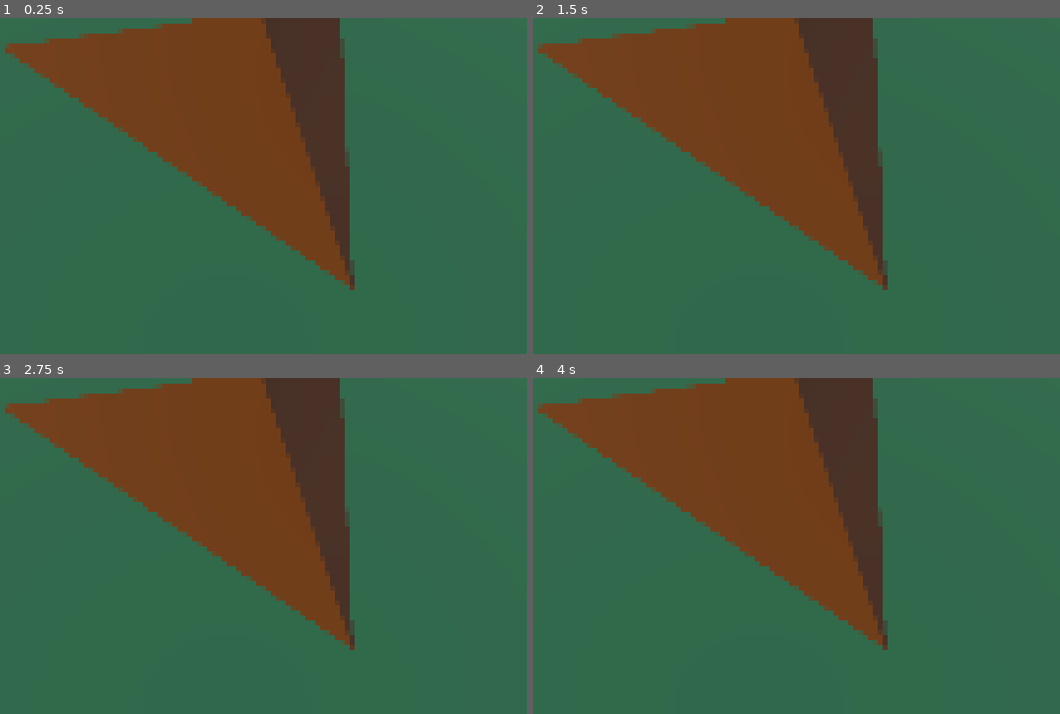
Above: before the commit, frames 1-4 (two rows, left to right).
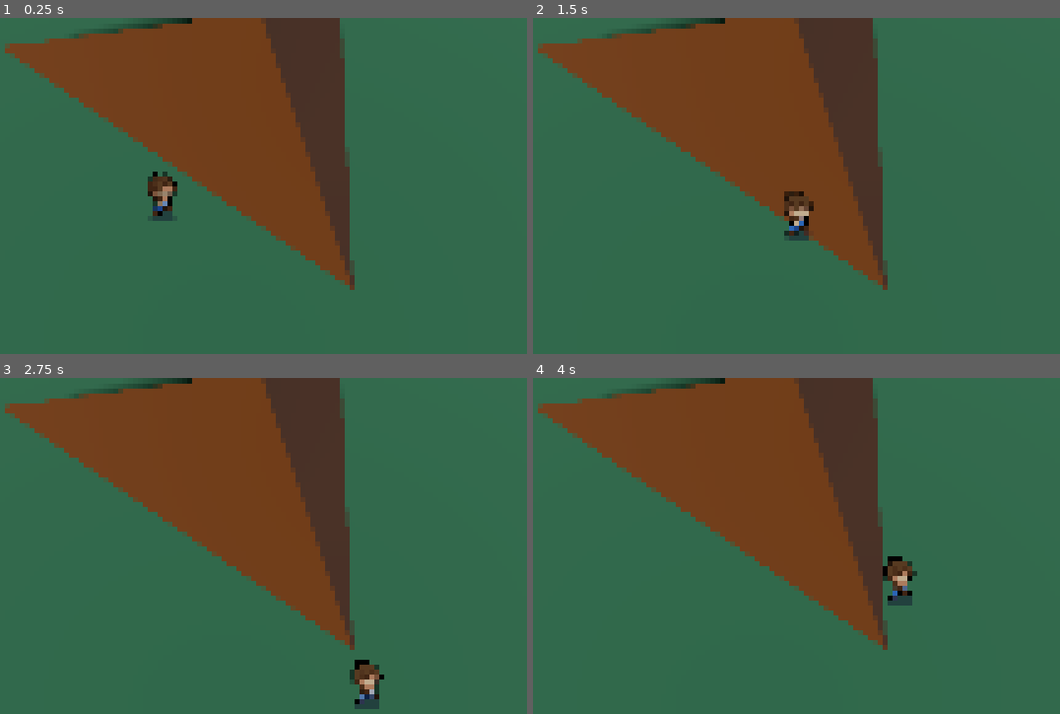
Above: after the commit, the same moments.

Repository: tahsin-s/PIxel-Perfect-3D
Game: Godot game, scene res://movement_test.tscn
Two runs of this game, one before a commit and one after it. Both use one fixed random seed, a clock stepped at 60 frames per second and the inputs below. The engine's default icon, where the game draws it, is replaced by a stand-in: a white triangle on a blue panel in a dark square.
Inputs:
- Up to frame 1 (0.25 s): no input
- Up to frame 2 (1.5 s): tap Enter (ui_accept) at 0.5, 0.6, 0.77, 1.07, 1.35 s; hold Right (ui_right) 0.53-1.28 s; hold Down (ui_down) from 1.28 s (still down)
- Up to frame 3 (2.75 s): tap Enter (ui_accept) at 1.52, 1.82, 2.1 s; release Down (ui_down) at 2.03 s; hold Right (ui_right) from 2.03 s (still down)
- Up to frame 4 (4 s): release Right (ui_right) at 2.78 s; hold Up (ui_up) 2.78-3.53 s; tap Enter (ui_accept) at 2.85, 3.02, 3.32, 3.6, 3.77 s; hold Left (ui_left) from 3.53 s (still down)

The runs differ from the first frame. In frame 1, 0.9% of the frame differs, in the area x 19-37%, y 0-61%; in frame 2, 0.9%; in frame 3, 0.9%, in the area x 19-73%, y 0-99%; in frame 4, 0.9%.

Commit message:
Add moving player

Diff:
--- a/GLOBALS.gd
+++ b/GLOBALS.gd
@@ -15,6 +15,7 @@
 const mWidth 	= 40.0
 
 const mOffset = Vector3(-m_px32, m_px32, 0)
+const snap = Vector3(m_px16, m_px16, m_px16);
 
 func m_to_px16(m_val: float):
 	return m_val * px_m16
--- /dev/null
+++ b/char scenes/player_body.gd
@@ -0,0 +1,32 @@
+extends CharacterBody3D
+
+const ACCELERATION = 100.0
+const FRICTION = 10.0
+const SPEED_SCALING = Vector3.ONE / Globals.scale
+const JUMP_VELOCITY = 20.0
+const MOVING_THRESH = 0.3
+
+# Player specific gravity value.
+var gravity = 50
+
+func _physics_process(delta):
+	# Add the gravity.
+	if not is_on_floor():
+		velocity.y -= gravity * delta
+
+	# Handle Jump.
+	if Input.is_action_just_pressed("ui_accept") and is_on_floor():
+		velocity.y = JUMP_VELOCITY
+
+	# Get the input direction and handle the movement/deceleration.
+	# As good practice, you should replace UI actions with custom gameplay actions.
+	var input_dir = Input.get_vector("ui_left", "ui_right", "ui_up", "ui_down")
+	var direction = (transform.basis * Vector3(input_dir.x, 0, input_dir.y)).normalized()
+	velocity.x -= velocity.x * FRICTION * SPEED_SCALING.x * delta
+	velocity.z -= velocity.z * FRICTION * SPEED_SCALING.z * delta
+	if direction:
+		velocity.x += direction.x * ACCELERATION * delta * SPEED_SCALING.x
+		velocity.z += direction.z * ACCELERATION * delta * SPEED_SCALING.z
+	move_and_slide()
+	if velocity.length() <= MOVING_THRESH:
+		position = position.snapped(Globals.snap)
--- /dev/null
+++ b/char scenes/player_body.tscn
@@ -0,0 +1,159 @@
+[gd_scene load_steps=21 format=3 uid="uid://bgo7805p8aqfj"]
+
+[ext_resource type="Texture2D" uid="uid://b37ga853qpxgo" path="res://img/player.png" id="1_8clna"]
+[ext_resource type="Script" path="res://char scenes/player_body.gd" id="1_d85lo"]
+
+[sub_resource type="AtlasTexture" id="AtlasTexture_r0n6q"]
+atlas = ExtResource("1_8clna")
+region = Rect2(0, 96, 48, 48)
+
+[sub_resource type="AtlasTexture" id="AtlasTexture_wnsti"]
+atlas = ExtResource("1_8clna")
+region = Rect2(48, 96, 48, 48)
+
+[sub_resource type="AtlasTexture" id="AtlasTexture_bgr6n"]
+atlas = ExtResource("1_8clna")
+region = Rect2(96, 96, 48, 48)
+
+[sub_resource type="AtlasTexture" id="AtlasTexture_bfhtq"]
+atlas = ExtResource("1_8clna")
+region = Rect2(144, 96, 48, 48)
+
+[sub_resource type="AtlasTexture" id="AtlasTexture_om7fa"]
+atlas = ExtResource("1_8clna")
+region = Rect2(0, 0, 48, 48)
+
+[sub_resource type="AtlasTexture" id="AtlasTexture_ldpc5"]
+atlas = ExtResource("1_8clna")
+region = Rect2(48, 0, 48, 48)
+
+[sub_resource type="AtlasTexture" id="AtlasTexture_6spo2"]
+atlas = ExtResource("1_8clna")
+region = Rect2(96, 0, 48, 48)
+
+[sub_resource type="AtlasTexture" id="AtlasTexture_47n6h"]
+atlas = ExtResource("1_8clna")
+region = Rect2(144, 0, 48, 48)
+
+[sub_resource type="AtlasTexture" id="AtlasTexture_8ghcb"]
+atlas = ExtResource("1_8clna")
+region = Rect2(192, 0, 48, 48)
+
+[sub_resource type="AtlasTexture" id="AtlasTexture_jiecd"]
+atlas = ExtResource("1_8clna")
+region = Rect2(240, 0, 48, 48)
+
+[sub_resource type="AtlasTexture" id="AtlasTexture_q2uoh"]
+atlas = ExtResource("1_8clna")
+region = Rect2(0, 48, 48, 48)
+
+[sub_resource type="AtlasTexture" id="AtlasTexture_ybac1"]
+atlas = ExtResource("1_8clna")
+region = Rect2(48, 48, 48, 48)
+
+[sub_resource type="AtlasTexture" id="AtlasTexture_i00e0"]
+atlas = ExtResource("1_8clna")
+region = Rect2(96, 48, 48, 48)
+
+[sub_resource type="AtlasTexture" id="AtlasTexture_b8yxr"]
+atlas = ExtResource("1_8clna")
+region = Rect2(144, 48, 48, 48)
+
+[sub_resource type="AtlasTexture" id="AtlasTexture_mtufe"]
+atlas = ExtResource("1_8clna")
+region = Rect2(192, 48, 48, 48)
+
+[sub_resource type="AtlasTexture" id="AtlasTexture_dd28g"]
+atlas = ExtResource("1_8clna")
+region = Rect2(240, 48, 48, 48)
+
+[sub_resource type="SpriteFrames" id="SpriteFrames_e5rso"]
+animations = [{
+"frames": [{
+"duration": 1.0,
+"texture": SubResource("AtlasTexture_r0n6q")
+}, {
+"duration": 1.0,
+"texture": SubResource("AtlasTexture_wnsti")
+}, {
+"duration": 1.0,
+"texture": SubResource("AtlasTexture_bgr6n")
+}, {
+"duration": 1.0,
+"texture": SubResource("AtlasTexture_bfhtq")
+}],
+"loop": false,
+"name": &"attack",
+"speed": 1.0
+}, {
+"frames": [{
+"duration": 1.0,
+"texture": SubResource("AtlasTexture_om7fa")
+}, {
+"duration": 1.0,
+"texture": SubResource("AtlasTexture_ldpc5")
+}, {
+"duration": 1.0,
+"texture": SubResource("AtlasTexture_6spo2")
+}, {
+"duration": 1.0,
+"texture": SubResource("AtlasTexture_47n6h")
+}, {
+"duration": 1.0,
+"texture": SubResource("AtlasTexture_8ghcb")
+}, {
+"duration": 1.0,
+"texture": SubResource("AtlasTexture_jiecd")
+}],
+"loop": true,
+"name": &"idle",
+"speed": 5.0
+}, {
+"frames": [{
+"duration": 1.0,
+"texture": SubResource("AtlasTexture_q2uoh")
+}, {
+"duration": 1.0,
+"texture": SubResource("AtlasTexture_ybac1")
+}, {
+"duration": 1.0,
+"texture": SubResource("AtlasTexture_i00e0")
+}, {
+"duration": 1.0,
+"texture": SubResource("AtlasTexture_b8yxr")
+}, {
+"duration": 1.0,
+"texture": SubResource("AtlasTexture_mtufe")
+}, {
+"duration": 1.0,
+"texture": SubResource("AtlasTexture_dd28g")
+}],
+"loop": true,
+"name": &"walk",
+"speed": 5.0
+}]
+
+[sub_resource type="BoxShape3D" id="BoxShape3D_r8hmw"]
+size = Vector3(1.75, 2.875, 1)
+
+[node name="PlayerBody" type="CharacterBody3D"]
+script = ExtResource("1_d85lo")
+
+[node name="PlayerAnimation" type="AnimatedSprite3D" parent="."]
+transform = Transform3D(1, 0, 0, 0, 1, 0, 0, 0, 1, 0, 2.625, 0)
+pixel_size = 0.125
+texture_filter = 2
+sprite_frames = SubResource("SpriteFrames_e5rso")
+animation = &"walk"
+frame_progress = 0.649505
+
+[node name="CollisionShape3D" type="CollisionShape3D" parent="."]
+transform = Transform3D(1, 0, 0, 0, 1, 0, 0, 0, 1, 0, 1.438, 0)
+shape = SubResource("BoxShape3D_r8hmw")
+
+[node name="SpotLight3D" type="SpotLight3D" parent="."]
+transform = Transform3D(1, 0, 0, 0, -4.37114e-08, 1, 0, -1, -4.37114e-08, 0, 10, 0)
+light_energy = 16.0
+light_negative = true
+spot_range = 80.0
+spot_angle = 3.0
--- a/movement_test.tscn
+++ b/movement_test.tscn
@@ -1,6 +1,7 @@
-[gd_scene load_steps=9 format=3 uid="uid://b4uhalkwbowqb"]
+[gd_scene load_steps=12 format=3 uid="uid://b4uhalkwbowqb"]
 
 [ext_resource type="Script" path="res://Scaling_preset.gd" id="1_o7ww0"]
+[ext_resource type="PackedScene" uid="uid://bgo7805p8aqfj" path="res://char scenes/player_body.tscn" id="2_a075s"]
 [ext_resource type="Shader" path="res://pixelation.gdshader" id="2_avdps"]
 [ext_resource type="Texture2D" uid="uid://bdeuj5wy7a1d3" path="res://icon.svg" id="3_wjvi5"]
 
@@ -11,6 +12,9 @@
 material = SubResource("StandardMaterial3D_5rnfq")
 size = Vector3(100, 1, 100)
 
+[sub_resource type="ConcavePolygonShape3D" id="ConcavePolygonShape3D_mnhpv"]
+data = PackedVector3Array(-50, 0.5, 50, 50, 0.5, 50, -50, -0.5, 50, 50, 0.5, 50, 50, -0.5, 50, -50, -0.5, 50, 50, 0.5, -50, -50, 0.5, -50, 50, -0.5, -50, -50, 0.5, -50, -50, -0.5, -50, 50, -0.5, -50, 50, 0.5, 50, 50, 0.5, -50, 50, -0.5, 50, 50, 0.5, -50, 50, -0.5, -50, 50, -0.5, 50, -50, 0.5, -50, -50, 0.5, 50, -50, -0.5, -50, -50, 0.5, 50, -50, -0.5, 50, -50, -0.5, -50, 50, 0.5, 50, -50, 0.5, 50, 50, 0.5, -50, -50, 0.5, 50, -50, 0.5, -50, 50, 0.5, -50, -50, -0.5, 50, 50, -0.5, 50, -50, -0.5, -50, 50, -0.5, 50, 50, -0.5, -50, -50, -0.5, -50)
+
 [sub_resource type="StandardMaterial3D" id="StandardMaterial3D_8tfb6"]
 albedo_color = Color(0.458824, 0.231373, 0, 1)
 
@@ -18,6 +22,9 @@
 material = SubResource("StandardMaterial3D_8tfb6")
 left_to_right = 0.6
 size = Vector3(31, 10.048, 10)
+
+[sub_resource type="ConcavePolygonShape3D" id="ConcavePolygonShape3D_i6svp"]
+data = PackedVector3Array(3.1, 5.024, 5, 15.5, -5.024, 5, -15.5, -5.024, 5, 3.1, 5.024, -5, -15.5, -5.024, -5, 15.5, -5.024, -5, 3.1, 5.024, 5, 3.1, 5.024, -5, 15.5, -5.024, 5, 3.1, 5.024, -5, 15.5, -5.024, -5, 15.5, -5.024, 5, 3.1, 5.024, -5, 3.1, 5.024, 5, -15.5, -5.024, -5, 3.1, 5.024, 5, -15.5, -5.024, 5, -15.5, -5.024, -5, -15.5, -5.024, 5, 15.5, -5.024, 5, -15.5, -5.024, -5, 15.5, -5.024, 5, 15.5, -5.024, -5, -15.5, -5.024, -5)
 
 [sub_resource type="ShaderMaterial" id="ShaderMaterial_e4rp3"]
 shader = ExtResource("2_avdps")
@@ -29,16 +36,30 @@
 transform = Transform3D(1, 0, 0, 0, 1, 0, 0, 0, 1, 0, -0.5, -3)
 script = ExtResource("1_o7ww0")
 
+[node name="PlayerBody" parent="Scaling_preset" instance=ExtResource("2_a075s")]
+transform = Transform3D(1, 0, 0, 0, 1, 0, 0, 0, 1, -4, 0.5, 4)
+
 [node name="Grass" type="MeshInstance3D" parent="Scaling_preset"]
 mesh = SubResource("BoxMesh_ajmw5")
+
+[node name="StaticBody3D" type="StaticBody3D" parent="Scaling_preset/Grass"]
+
+[node name="CollisionShape3D" type="CollisionShape3D" parent="Scaling_preset/Grass/StaticBody3D"]
+shape = SubResource("ConcavePolygonShape3D_mnhpv")
 
 [node name="Mountain" type="MeshInstance3D" parent="Scaling_preset"]
 transform = Transform3D(0.823938, 0.347322, -0.447765, 0, 0.790155, 0.612907, 0.56668, -0.504998, 0.651039, 0, 0.161514, -4.6853)
 mesh = SubResource("PrismMesh_4pqe8")
 skeleton = NodePath("../Grass")
 
+[node name="StaticBody3D" type="StaticBody3D" parent="Scaling_preset/Mountain"]
+
+[node name="CollisionShape3D" type="CollisionShape3D" parent="Scaling_preset/Mountain/StaticBody3D"]
+shape = SubResource("ConcavePolygonShape3D_i6svp")
+
 [node name="DirectionalLight3D" type="DirectionalLight3D" parent="Scaling_preset"]
 transform = Transform3D(0.990002, -0.0612482, -0.127066, 0.141057, 0.429868, 0.891805, 0, -0.900812, 0.434209, 0, 0, 0)
+shadow_enabled = true
 
 [node name="CameraPivot" type="Marker3D" parent="."]
 transform = Transform3D(1, 0, 0, 0, 0.5, 0.866025, 0, -0.866025, 0.5, 0, 0, 0)
